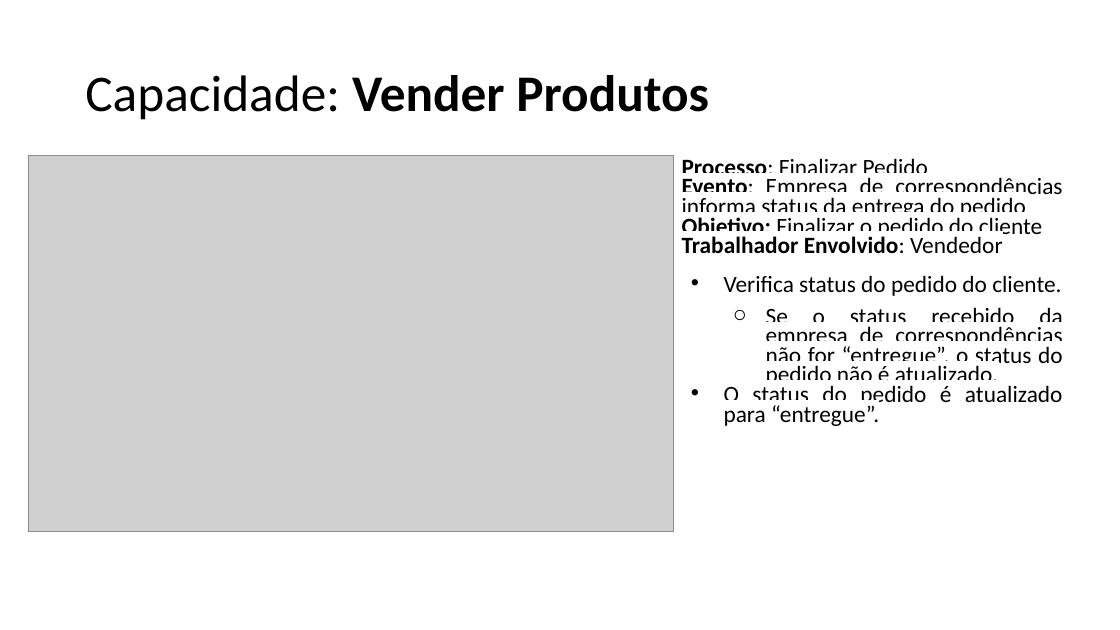
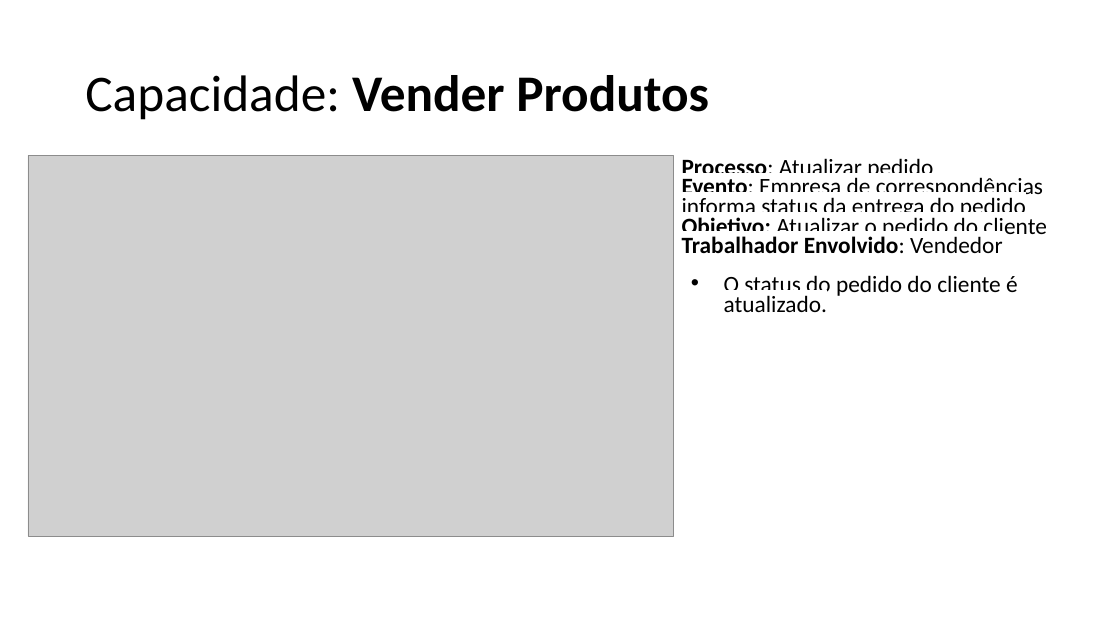
Before and after one commit to emersonsoaresdasilva/projeto-ope, a slide deck: slide 7 of 18-Descrição dos Processos de Negócio.pptx (slide 6 before the commit). Drawn at 1120x630 pixels with LibreOffice and Linux fonts; fonts in the diff are those of the drawing; grey boxes stand for pictures. Boxes give left, top, right and bottom in pixels: in the first picture for what was removed or moved away, otherwise in the second. Text is boxed around its words. In the diff, an @@ line names an element or a change of style, - is before the commit and + after.

```diff
--- a/18-Descrição dos Processos de Negócio.pptx
+++ b/18-Descrição dos Processos de Negócio.pptx
@@ picture: place and size @@
-picture at (28, 155, 673, 532)
+picture at (28, 155, 673, 536)
@@ text at (682, 158, 933, 181): text changed @@
-Processo: Finalizar Pedido
+Processo: Atualizar pedido
@@ text at (682, 177, 1043, 253): alignment justified to left @@
@@ text at (682, 217, 1046, 240): text changed @@
-Objetivo: Finalizar o pedido do cliente
+Objetivo: Atualizar o pedido do cliente
@@ text at (724, 275, 1018, 312): text changed @@
-• Verifica status do pedido do cliente.
-  ○ Se o status recebido da empresa de correspondências não for “entregue”, o status do pedido não é atualizado.
-• O status do pedido é atualizado para “entregue”.
+• O status do pedido do cliente é atualizado.
```
Also in this commit, not shown: 21 other slides changed, 1 slide added, 15 other files.
